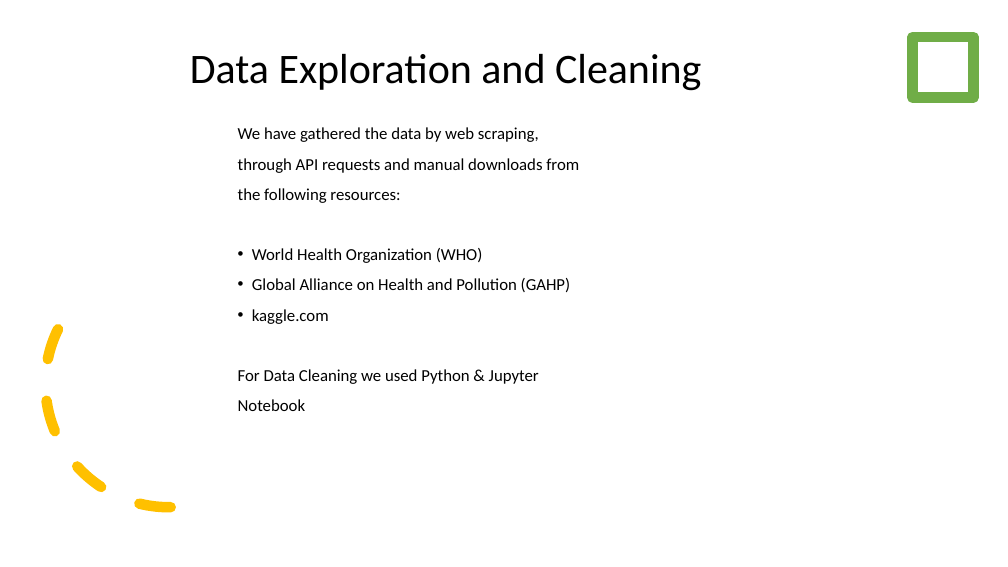
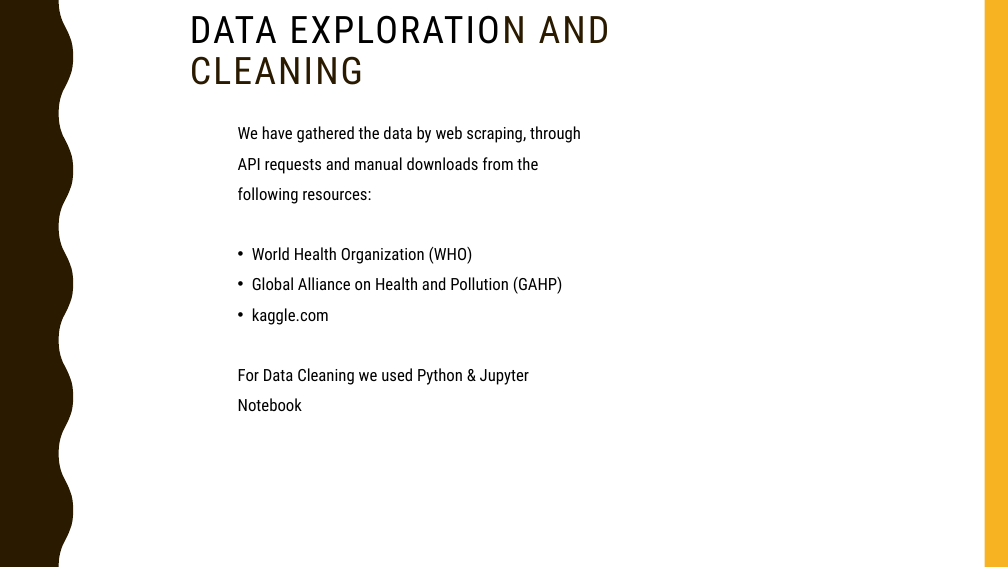
Before and after one commit to SyedFarman/Chicago_Traffic_Crashes, a slide deck: slide 7 of Slides.pptx (slide 6 before the commit). Drawn at 1008x567 pixels with LibreOffice and Linux fonts; fonts in the diff are those of the drawing. Boxes give left, top, right and bottom in pixels: in the first picture for what was removed or moved away, otherwise in the second. Text is boxed around its words. In the diff, an @@ line names an element or a change of style, - is before the commit and + after.

```diff
--- a/Slides.pptx
+++ b/Slides.pptx
@@ freeform shape added at (0,0,73,567), fill #2A1A00 @@
@@ title at (190,15,610,85): text changed; size 40 to 36 pt; font Calibri to Roboto Condensed @@
-Data Exploration and Cleaning
+DATA EXPLORATION AND CLEANING
@@ rectangle added at (985,0,1008,567), fill #F8B323 @@
@@ rectangle removed at (913,37,973,98) @@
@@ text "We have gathered the data ..." at (238,126,581,411): font Calibri to Roboto Condensed @@
@@ arc (boxed as its full ellipse) removed at (39,254,299,514) @@
```
Also in this commit, not shown: 4 other slides changed, 2 slides added, 1 slide removed, 2 other files.
